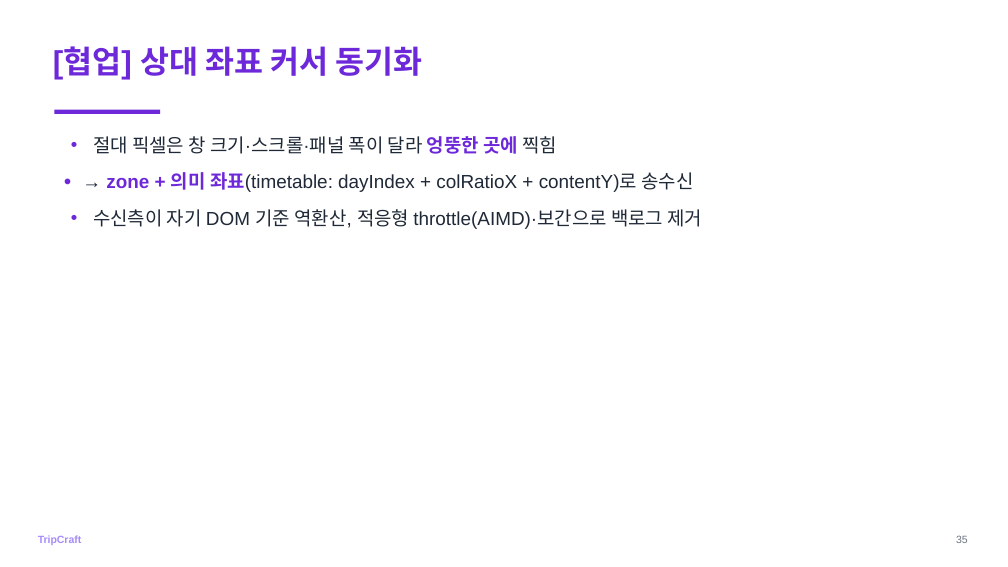
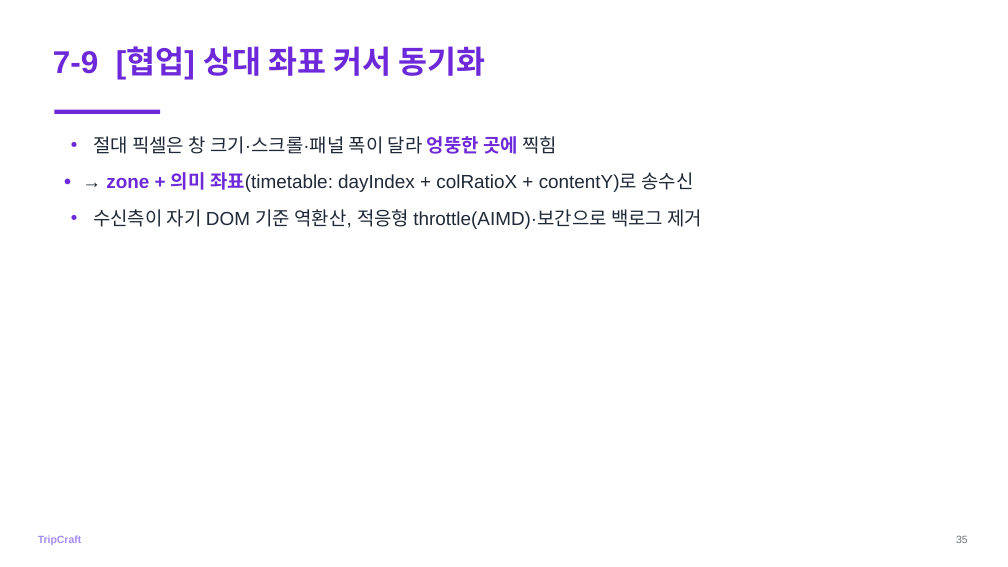
Before and after one commit to DreamingGenie/TripCraft, a slide deck: slide 43 of docs/06_submission/ppt/발표.pptx (slide 42 before the commit). Drawn at 1008x567 pixels with LibreOffice and Linux fonts; fonts in the diff are those of the drawing. Boxes give left, top, right and bottom in pixels: in the first picture for what was removed or moved away, otherwise in the second. Text is boxed around its words. In the diff, an @@ line names an element or a change of style, - is before the commit and + after.

```diff
--- a/docs/06_submission/ppt/발표.pptx
+++ b/docs/06_submission/ppt/발표.pptx
@@ text at box(53, 46, 486, 79): text changed @@
-[협업] 상대 좌표 커서 동기화
+7-9 [협업] 상대 좌표 커서 동기화
```
Also in this commit, not shown: 40 other slides changed, 9 slides added, 2 other files.
